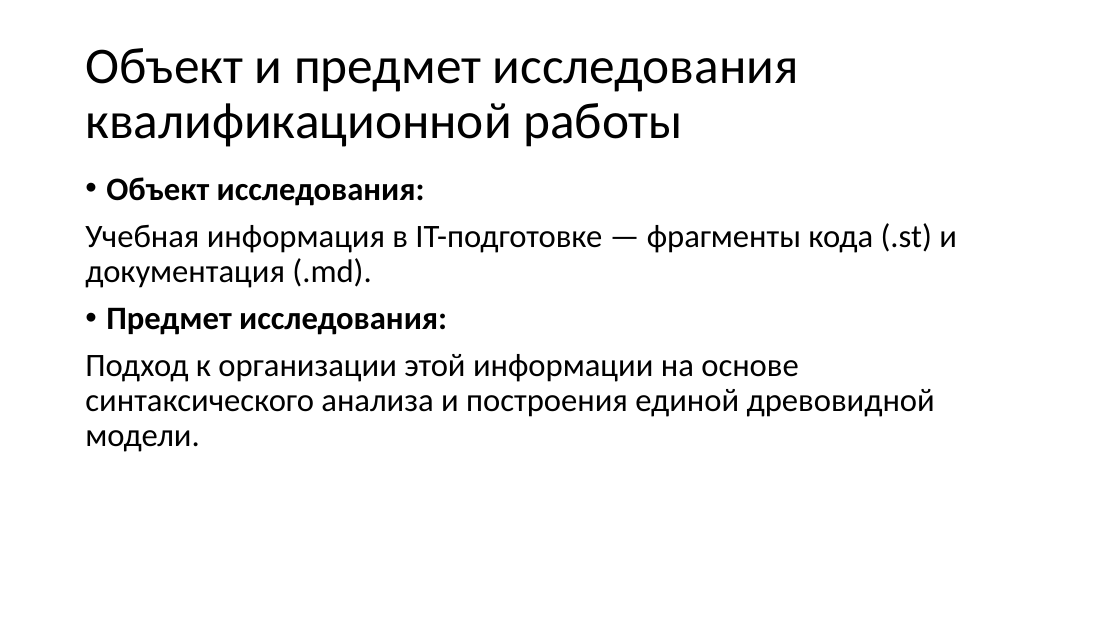
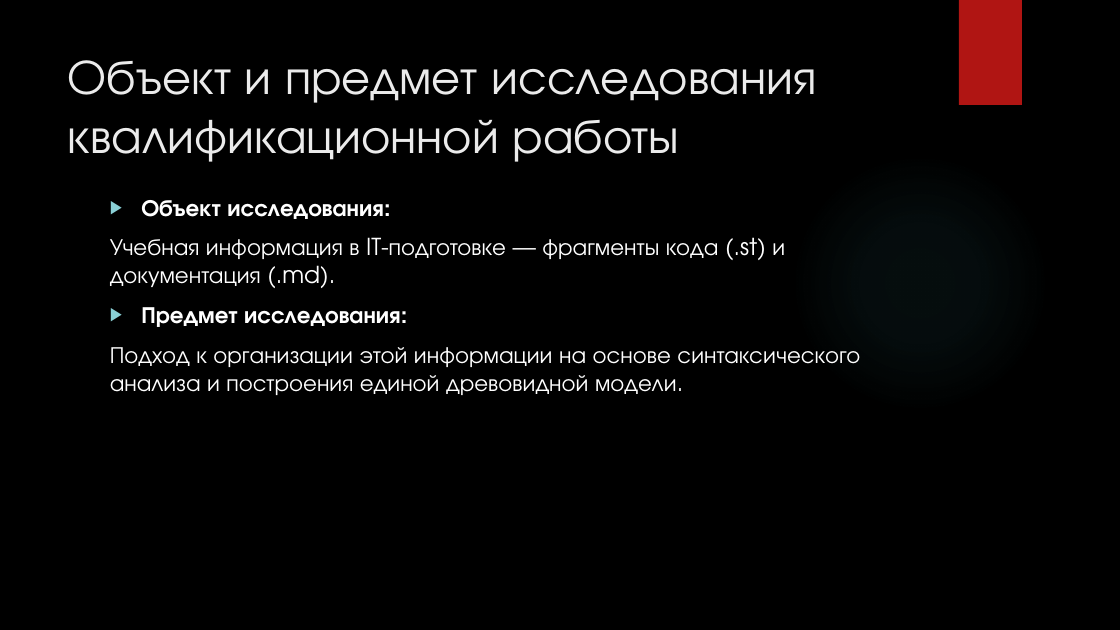
Before and after one commit to Ratilife/cheat_sheet5, a slide deck: slide 2 of docs/Диплом/Оригинал/Презинтация диплома.pptx. Drawn at 1120x630 pixels with LibreOffice and Linux fonts; fonts in the diff are those of the drawing; background and template pictures are left out. Boxes give left, top, right and bottom in pixels: in the first picture for what was removed or moved away, otherwise in the second. Text is boxed around its words. In the diff, an @@ line names an element or a change of style, - is before the commit and + after.

Commit message:
Подготовка дипломной работы

```diff
--- a/docs/Диплом/Оригинал/Презинтация диплома.pptx
+++ b/docs/Диплом/Оригинал/Презинтация диплома.pptx
@@ background #FFFFFF to picture (left out) @@
@@ rectangle added at (959, 0, 1022, 105), fill #B01513 @@
@@ title "Объект и предмет исследования квалификационной ...": place and size @@
-title "Объект и предмет исследования квалификационной ..." at (85, 48, 799, 147)
+title "Объект и предмет исследования квалификационной ..." at (68, 60, 816, 162)
@@ title "Объект и предмет исследования квалификационной ..." at (68, 60, 816, 162): size 44 to 42 pt, font Calibri to TeX Gyre Adventor, text colour #000000 to #EBEBEB; line spacing 0.9 to 1; vertical alignment middle to top @@
@@ ellipse added at (791, 154, 1049, 413), fill gradient #50B9C1 @@
@@ text "Объект исследования:": place and size @@
-text "Объект исследования:" at (85, 177, 957, 452)
+text "Объект исследования:" at (110, 200, 860, 395)
@@ text "Объект исследования:" at (110, 200, 860, 395): size 28 to 20 pt, font Calibri to TeX Gyre Adventor, text colour #000000 to #FFFFFF; bullet • to ▶; line spacing 0.9 to 1 @@
```
Also in this commit, not shown: 11 other slides changed, 6 slides added, 1 slide removed, 2 other files.
